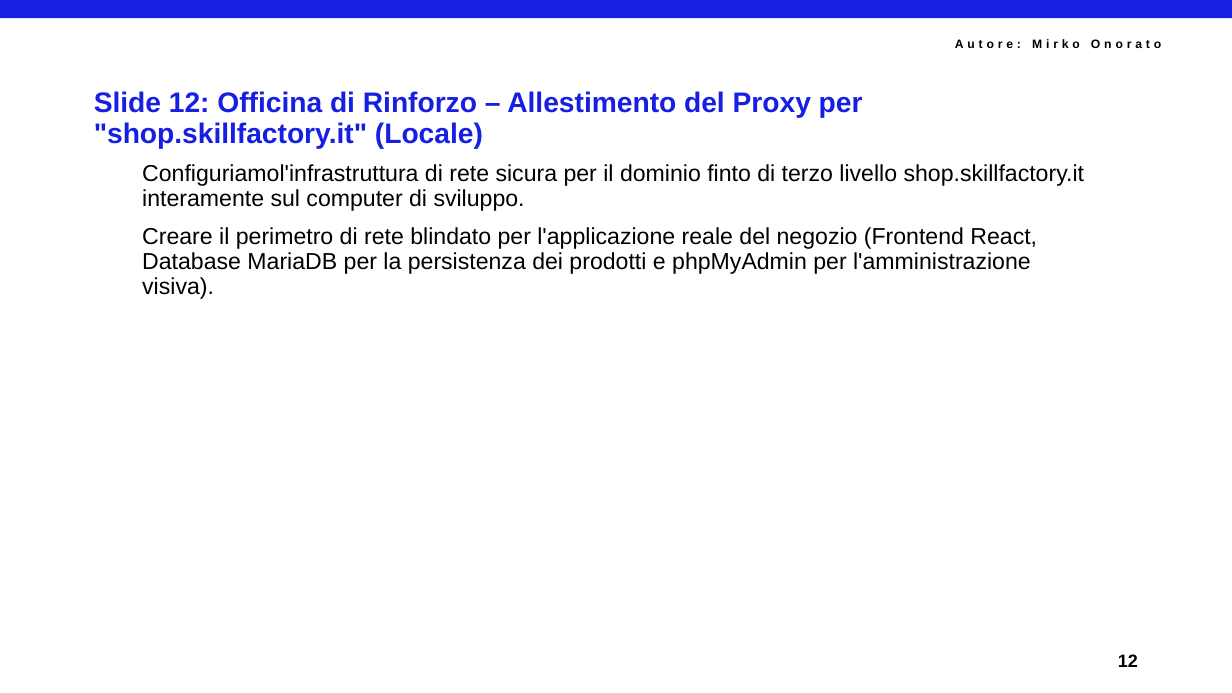
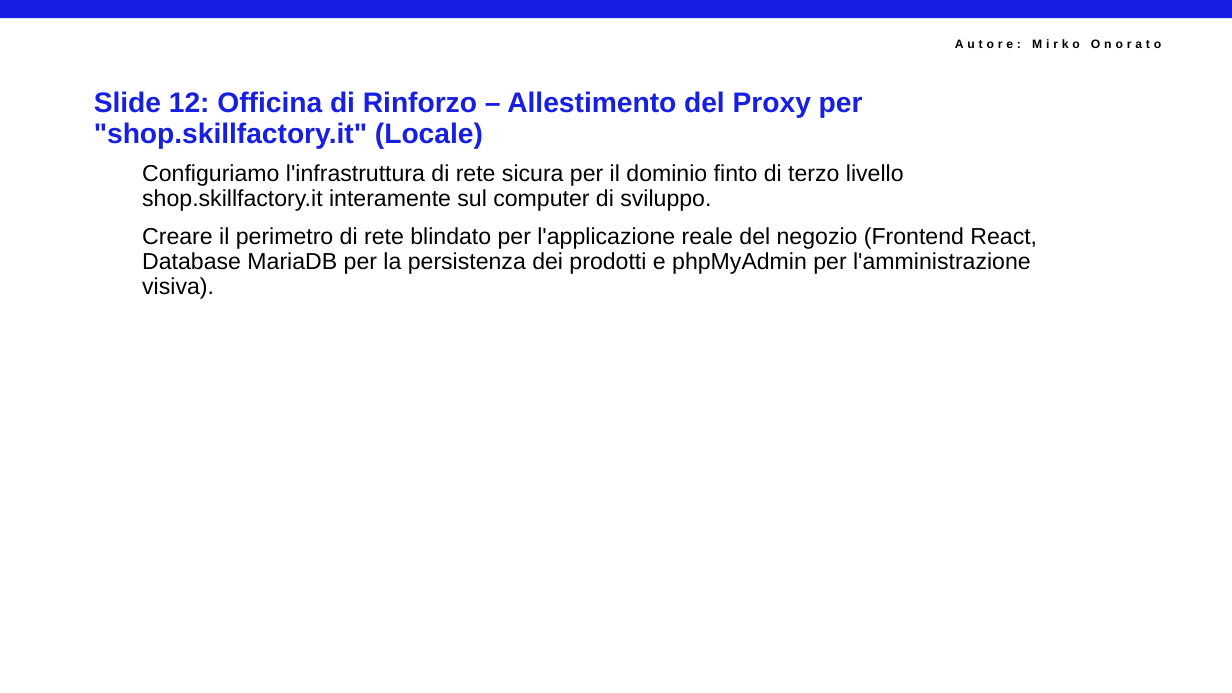
Before and after one commit to mirkoSkF/Docker-Slides, a slide deck: slide 14 of Lab 3.a - Allestimento di Nginx, Certbot e Reti in Locale.pptx. Drawn at 1232x693 pixels with LibreOffice and Linux fonts; fonts in the diff are those of the drawing; background and template pictures are left out. Boxes give left, top, right and bottom in pixels: in the first picture for what was removed or moved away, otherwise in the second. Text is boxed around its words. In the diff, an @@ line names an element or a change of style, - is before the commit and + after.

```diff
--- a/Lab 3.a - Allestimento di Nginx, Certbot e Reti in Locale.pptx
+++ b/Lab 3.a - Allestimento di Nginx, Certbot e Reti in Locale.pptx
@@ text at (x1=142, y1=164, x2=904, y2=211): spaces changed @@
-Configuriamol'infrastruttura di rete sicura per il dominio finto di terzo livello shop.skillfactory.it interamente sul computer di sviluppo.
+Configuriamo l'infrastruttura di rete sicura per il dominio finto di terzo livello shop.skillfactory.it interamente sul computer di sviluppo.
@@ text removed at (x1=1118, y1=654, x2=1138, y2=667) @@
-12
```
Also in this commit, not shown: 35 other slides changed, 2 slides added, 9 slides removed.
